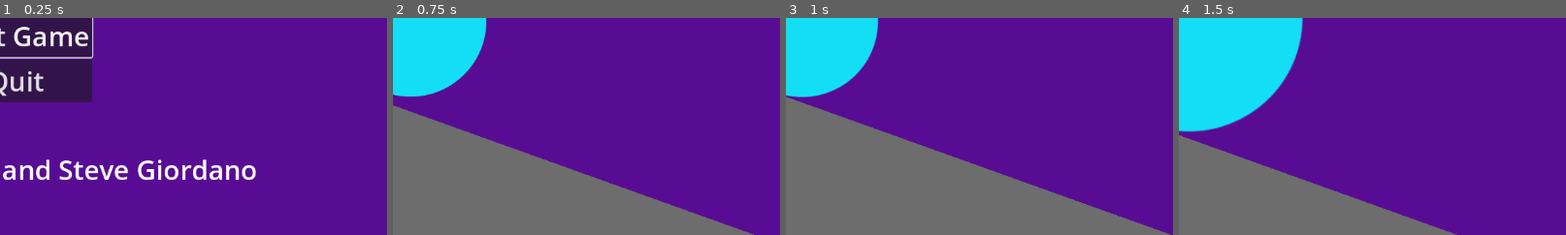
Above: before the commit, frames 1-4 (left to right).
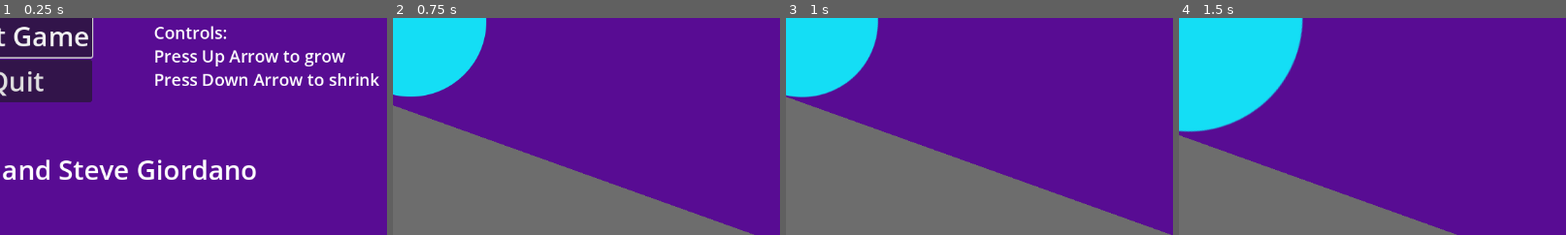
Above: after the commit, the same moments.

Repository: Firoty1/Rolling-Scales
Game: Godot game, scene res://scenes/start_menu.tscn
Same seed, same stepped clock (60 frames per second), same inputs: the game is played once before the commit and once after it.
Inputs:
- Up to frame 1 (0.25 s): no input
- Up to frame 2 (0.75 s): click "Start Game" at 0.5 s
- Up to frame 3 (1 s): no input
- Up to frame 4 (1.5 s): hold Up (grow) from 1.28 s (still down)
The pictures show only the part of the screen within x 48-98%, y 50-100%; the shares and areas given below are measured in that part.

The runs differ from the first frame. In frame 1, 3.3% of the frame differs, in the area x 39-98%, y 3-32%; in frame 2, nothing differs; in frame 3, nothing differs; in frame 4, nothing differs.

Commit message:
Update start_menu.tscn

Diff:
--- a/scenes/start_menu.tscn
+++ b/scenes/start_menu.tscn
@@ -21,6 +21,19 @@
 theme_override_font_sizes/normal_font_size = 72
 bbcode_enabled = true
 text = "[center]Rolling Scales"
+fit_content = true
+
+[node name="Title2" type="RichTextLabel" parent="."]
+layout_mode = 2
+offset_left = 781.0
+offset_top = 329.0
+offset_right = 1214.0
+offset_bottom = 455.0
+theme_override_font_sizes/normal_font_size = 25
+bbcode_enabled = true
+text = "Controls:
+Press Up Arrow to grow
+Press Down Arrow to shrink"
 fit_content = true
 
 [node name="VBoxContainer" type="VBoxContainer" parent="."]
Not shown: 1 places in scenes/level_1.tscn that only renumber resources
